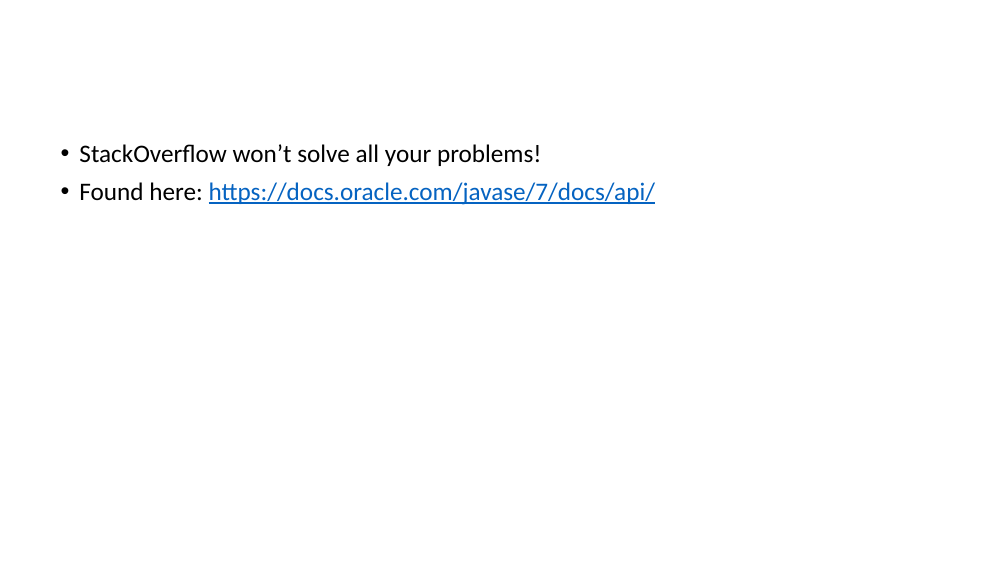
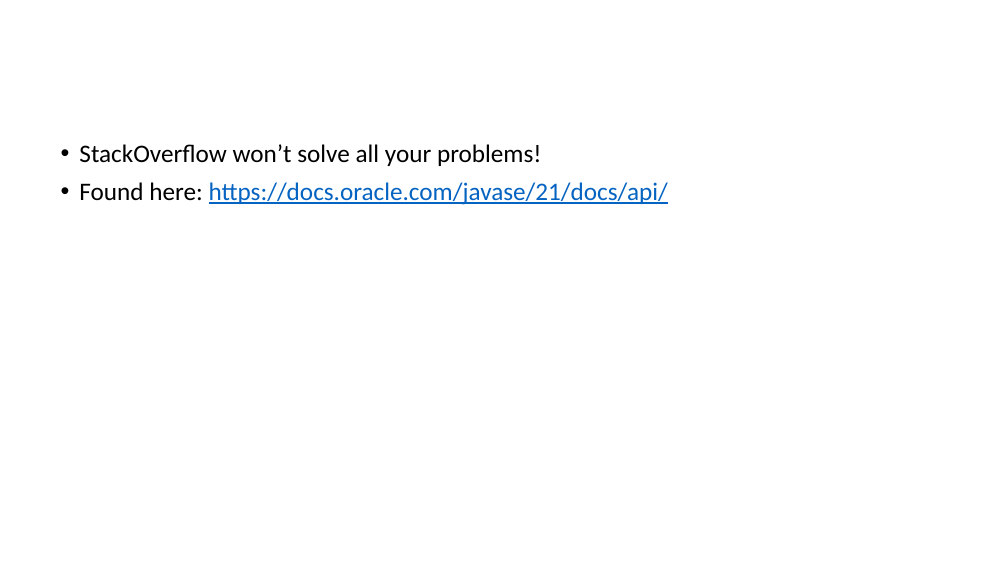
Before and after one commit to gmierzwinski/gmierzwinski.github.io, a slide deck: slide 8 of bishops/cs321/resources/CS321_Lecture_01.pptx. Drawn at 1008x567 pixels with LibreOffice and Linux fonts; fonts in the diff are those of the drawing; background and template pictures are left out. Boxes give left, top, right and bottom in pixels: in the first picture for what was removed or moved away, otherwise in the second. Text is boxed around its words. In the diff, an @@ line names an element or a change of style, - is before the commit and + after.

```diff
--- a/bishops/cs321/resources/CS321_Lecture_01.pptx
+++ b/bishops/cs321/resources/CS321_Lecture_01.pptx
@@ text at (x1=79, y1=182, x2=668, y2=205): text changed @@
-• Found here: https://docs.oracle.com/javase/7/docs/api/
+• Found here: https://docs.oracle.com/javase/21/docs/api/
```
Also in this commit, not shown: 15 other slides changed, 1 other file.
